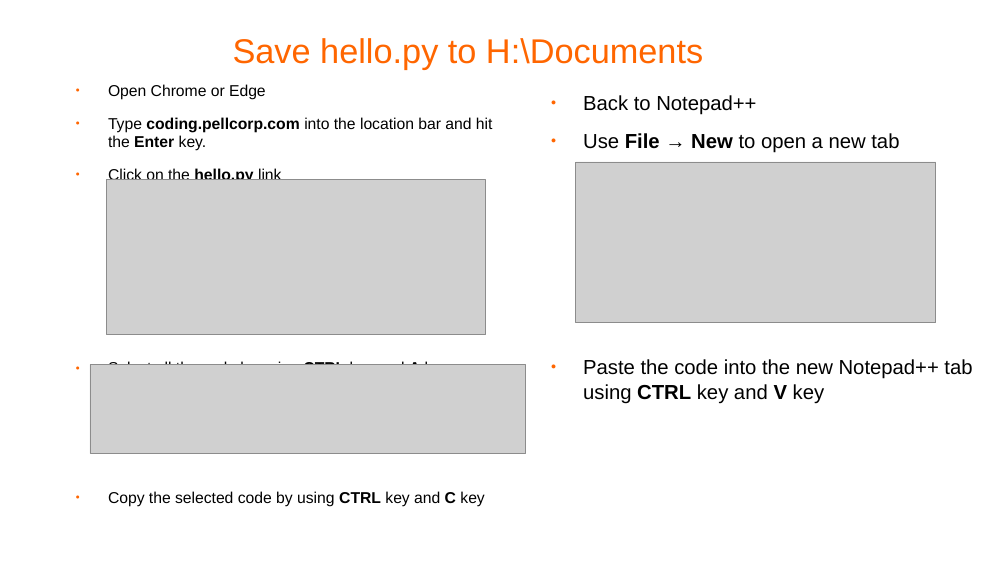
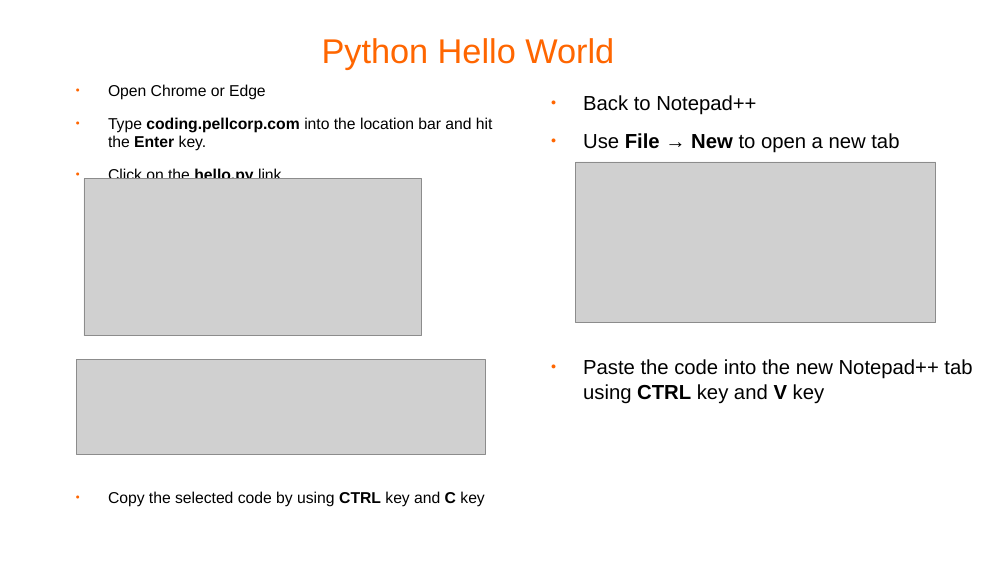
Before and after one commit to pellcorp/coding, a slide deck: slide 4 of docs/python-coding.odp (slide 3 before the commit). Drawn at 1008x567 pixels with LibreOffice and Linux fonts; fonts in the diff are those of the drawing; grey boxes stand for pictures; background and template pictures are left out. Boxes give left, top, right and bottom in pixels: in the first picture for what was removed or moved away, otherwise in the second. Text is boxed around its words. In the diff, an @@ line names an element or a change of style, - is before the commit and + after.

```diff
--- a/docs/python-coding.odp
+++ b/docs/python-coding.odp
@@ title at bbox=[322, 38, 614, 69]: text changed @@
-Save hello.py to H:\Documents
+Python Hello World
@@ picture: place and size @@
-picture at bbox=[107, 180, 486, 335]
+picture at bbox=[84, 179, 422, 337]
@@ picture: place and size @@
-picture at bbox=[90, 365, 526, 454]
+picture at bbox=[77, 360, 486, 455]
```
Also in this commit, not shown: 3 other slides changed, 1 slide removed, 25 other files.
